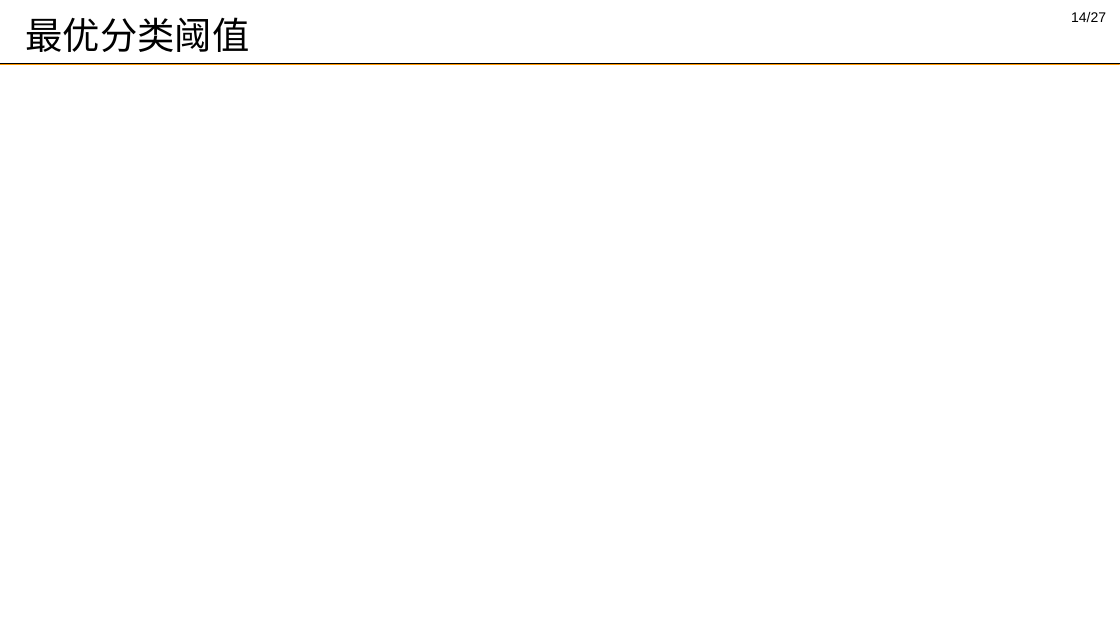
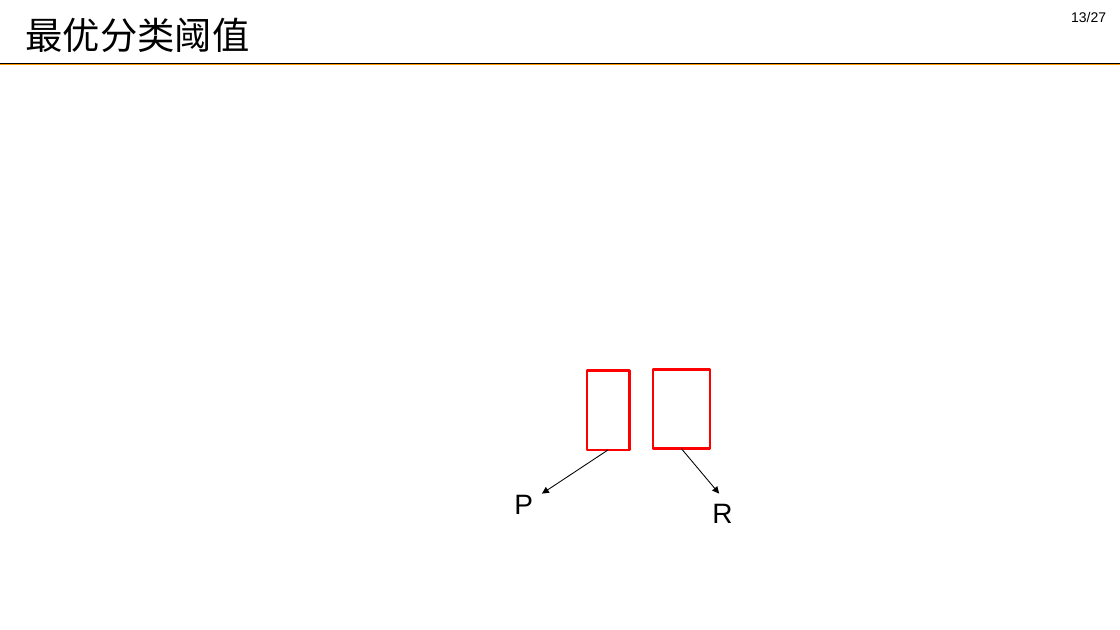
Before and after one commit to DMRookie/finaldesign, a slide deck: slide 13 of 答辩_谢思发_2.pptx (slide 14 before the commit). Drawn at 1120x630 pixels with LibreOffice and Linux fonts; fonts in the diff are those of the drawing; grey boxes stand for pictures; background and template pictures are left out. Boxes give left, top, right and bottom in pixels: in the first picture for what was removed or moved away, otherwise in the second. Text is boxed around its words. In the diff, an @@ line names an element or a change of style, - is before the commit and + after.

```diff
--- a/答辩_谢思发_2.pptx
+++ b/答辩_谢思发_2.pptx
@@ page number at (1071, 12, 1106, 22): text changed @@
-14/27
+13/27
@@ rectangle added at (587, 371, 630, 450), outline #FF0000 2.25 pt @@
@@ rectangle added at (653, 370, 710, 450), outline #FF0000 2.25 pt @@
@@ arrow added from (681, 449) to (719, 494), #000000 0.75 pt @@
@@ arrow added from (608, 450) to (542, 494), #000000 0.75 pt @@
@@ text added at (514, 494, 533, 514), 24 pt, text #000000 @@
+P
@@ text added at (712, 503, 732, 523), 24 pt, text #000000 @@
+R
```
Also in this commit, not shown: 9 other slides changed, 1 slide added, 2 slides removed, 1 other file.
